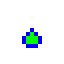
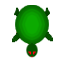
Two versions of the same layered image (w=64, h=64). Layer-by-layer changes:
hid "Layer 5", moved it into group "Bullet" over [left=22, top=16, right=42, bottom=48]
added group "Turtle" with 2 layers above "Player" over [left=12, top=5, right=53, bottom=58]
added layer "Layer 19" in group "Turtle" over [left=12, top=5, right=53, bottom=58]
